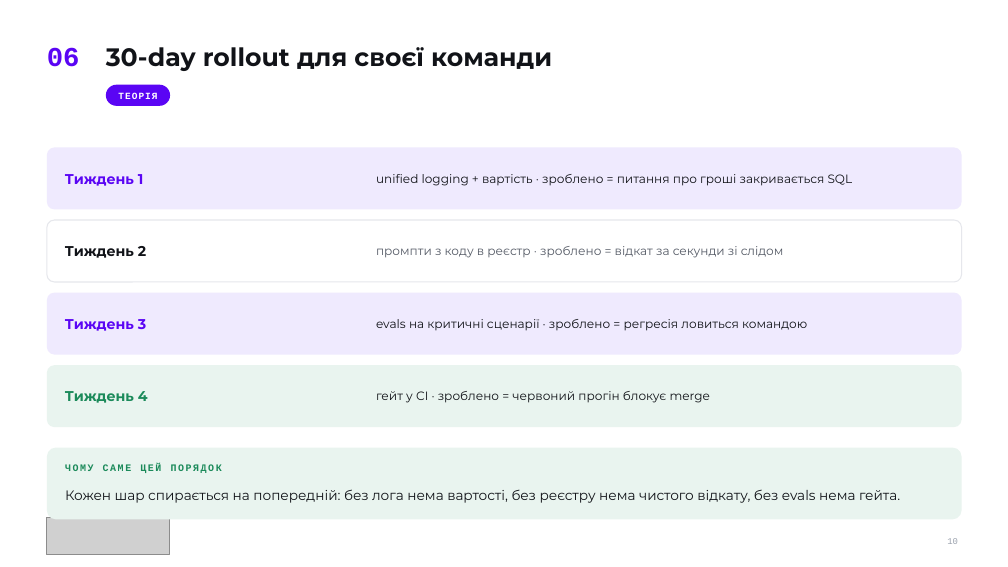
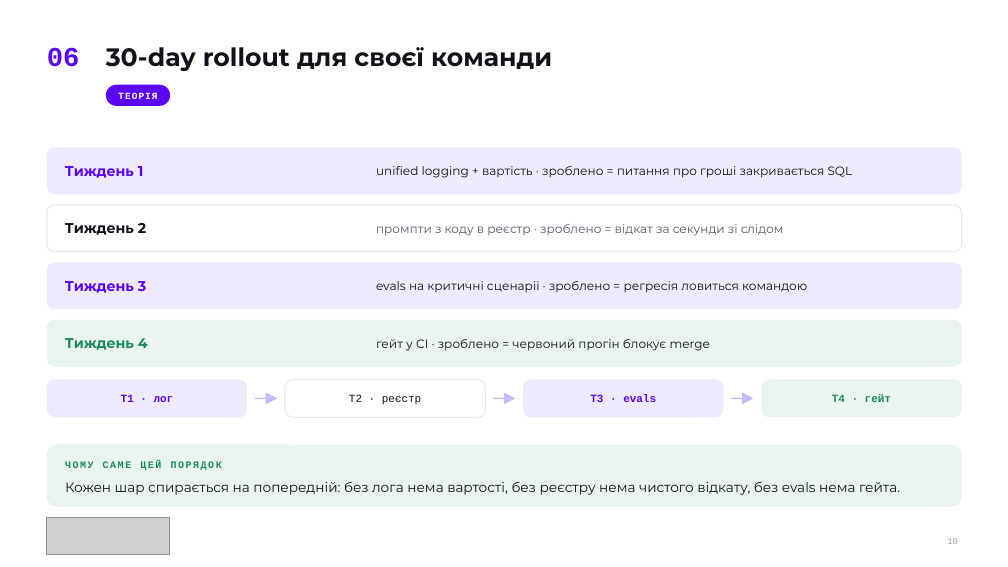
Before and after one commit to TarasFedorenkoFTV/llmops-bootcamp, a slide deck: slide 10 of docs/decks/L12.pptx. Drawn at 1008x567 pixels with LibreOffice and Linux fonts; fonts in the diff are those of the drawing; grey boxes stand for pictures. Boxes give left, top, right and bottom in pixels: in the first picture for what was removed or moved away, otherwise in the second. Text is boxed around its words. In the diff, an @@ line names an element or a change of style, - is before the commit and + after.

```diff
--- a/docs/decks/L12.pptx
+++ b/docs/decks/L12.pptx
@@ rounded rectangle: place and size @@
-rounded rectangle at (47,147,962,209)
+rounded rectangle at (47,147,962,194)
@@ text "Тиждень 1": place and size @@
-text "Тиждень 1" at (65,174,144,186)
+text "Тиждень 1" at (65,166,144,178)
@@ text "unified logging + вартість · ...": place and size @@
-text "unified logging + вартість · ..." at (376,174,853,186)
+text "unified logging + вартість · ..." at (376,166,853,178)
@@ rounded rectangle: place and size @@
-rounded rectangle at (47,220,962,282)
+rounded rectangle at (47,205,962,252)
@@ text "Тиждень 2": place and size @@
-text "Тиждень 2" at (65,246,146,258)
+text "Тиждень 2" at (65,223,146,235)
@@ text "промпти з коду в реєстр ...": place and size @@
-text "промпти з коду в реєстр ..." at (376,246,784,258)
+text "промпти з коду в реєстр ..." at (376,224,784,236)
@@ rounded rectangle: place and size @@
-rounded rectangle at (47,293,962,355)
+rounded rectangle at (47,262,962,309)
@@ text "Тиждень 3": place and size @@
-text "Тиждень 3" at (65,319,146,331)
+text "Тиждень 3" at (65,281,146,293)
@@ text "evals на критичні сценарії · ...": place and size @@
-text "evals на критичні сценарії · ..." at (376,319,807,331)
+text "evals на критичні сценарії · ..." at (376,281,807,293)
@@ rounded rectangle: place and size @@
-rounded rectangle at (47,365,962,427)
+rounded rectangle at (47,320,962,367)
@@ text "Тиждень 4": place and size @@
-text "Тиждень 4" at (65,391,148,403)
+text "Тиждень 4" at (65,338,148,350)
@@ text "гейт у CI · зроблено ...": place and size @@
-text "гейт у CI · зроблено ..." at (376,391,710,403)
+text "гейт у CI · зроблено ..." at (376,339,710,351)
@@ rounded rectangle added at (47,380,247,417), fill #EFEAFE @@
@@ rounded rectangle added at (285,380,485,417), fill #FFFFFF, outline #E6E7EC 1 pt @@
@@ rounded rectangle added at (523,380,724,417), fill #EFEAFE @@
@@ rounded rectangle added at (761,380,962,417), fill #E9F4EF @@
@@ text added at (121,395,174,402), 10.5 pt, text #5A05F4, bold @@
+Т1 · лог
@@ line added from (255, 399) to (268, 399), #C9B8FB 1.25 pt @@
@@ triangle added at (266,393,277,405), fill #C9B8FB @@
@@ text added at (349,395,421,405), 10.5 pt, text #111318 @@
+Т2 · реєстр
@@ line added from (493, 399) to (507, 399), #C9B8FB 1.25 pt @@
@@ triangle added at (504,393,515,405), fill #C9B8FB @@
@@ text added at (590,395,656,402), 10.5 pt, text #5A05F4, bold @@
+Т3 · evals
@@ line added from (731, 399) to (745, 399), #C9B8FB 1.25 pt @@
@@ triangle added at (742,393,754,405), fill #C9B8FB @@
@@ text added at (832,395,891,402), 10.5 pt, text #1B8A5A, bold @@
+Т4 · гейт
@@ proportions changed in 5 elements at (47,147,962,194), (47,205,962,252), (47,262,962,309), (47,320,962,367), (47,445,962,507) @@
@@ rounded rectangle: place and size @@
-rounded rectangle at (47,448,962,520)
+rounded rectangle at (47,445,962,507)
@@ text "Кожен шар спирається на попередній: ...": place and size @@
-text "Кожен шар спирається на попередній: ..." at (65,489,900,503)
+text "Кожен шар спирається на попередній: ..." at (65,481,900,495)
```
Also in this commit, not shown: 5 other files.
